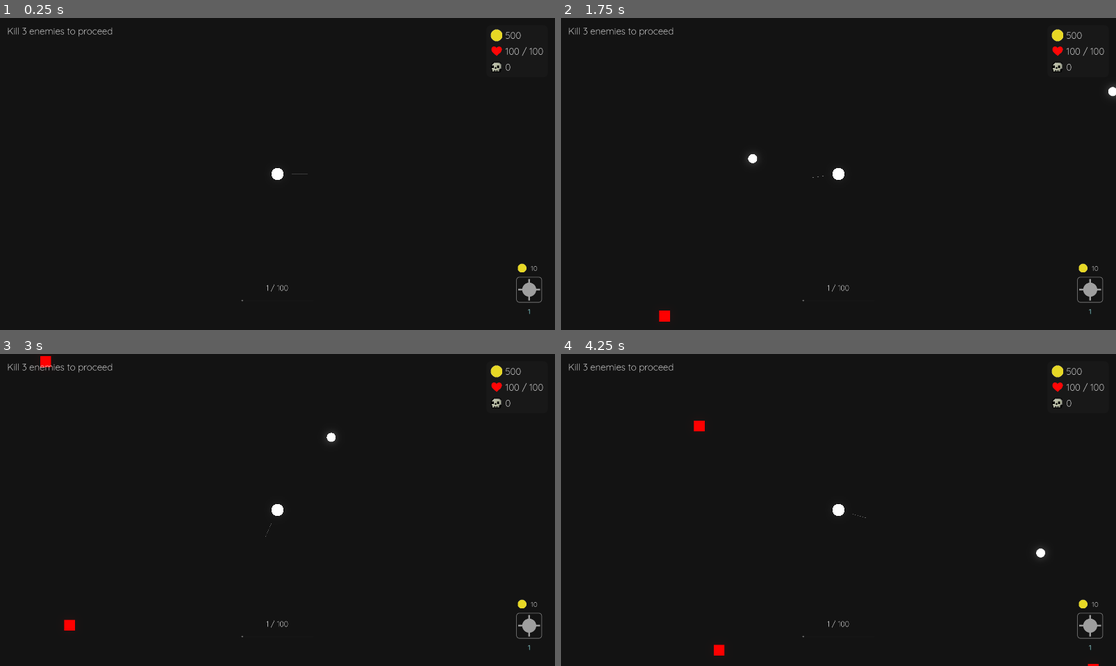
Above: before the commit, frames 1-4 (two rows, left to right).
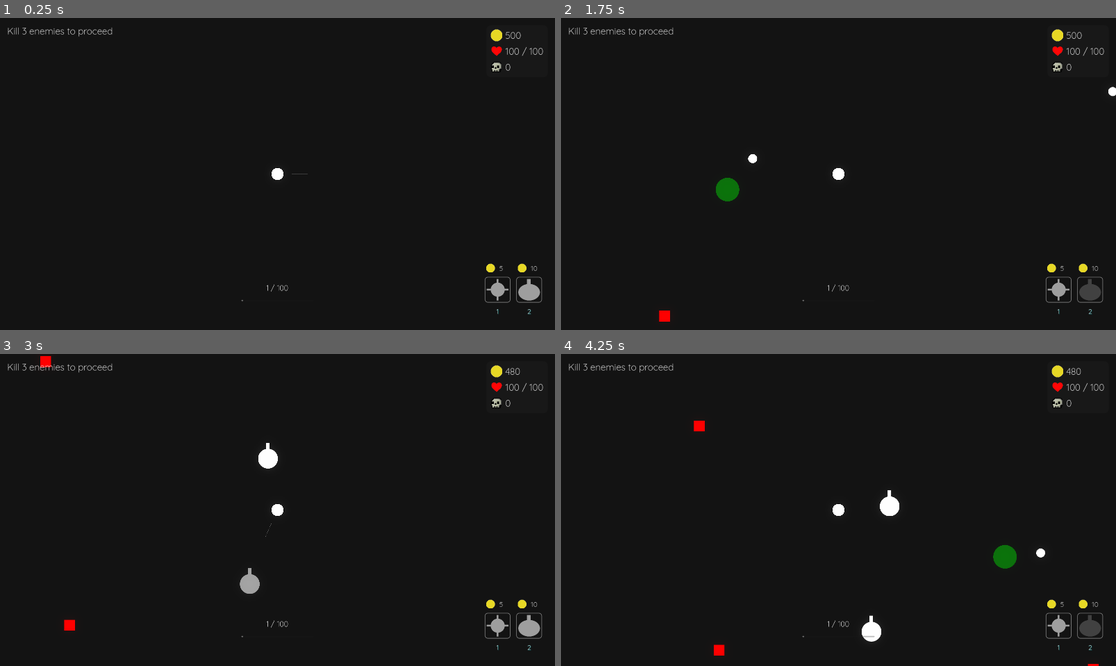
Above: after the commit, the same moments.

Repository: aiden10/towertide
Game: Godot game, scene res://Arena/arena.tscn
The game is run twice, just before and just after one commit, with the same random seed, the same clock (stepped at 60 frames per second) and the same inputs.
Inputs (mouse positions are in pixels of both pictures, inside the frame that each line leads up to):
- Up to frame 1 (0.25 s): no input
- Up to frame 2 (1.75 s): tap Enter at 0.5 s; move the mouse to (960, 158) at 0.52 s; press the mouse at (960, 158) at 0.53 s; hold D (right) 0.53-1.28 s; tap 1 (place_tower1) at 0.8, 1.35 s; move the mouse to (727, 189) at 1.27 s; release the mouse at (727, 189) at 1.28 s; hold S (down) from 1.28 s (still down); click (727, 189) at 1.42 s; tap 2 (place_tower2, bound only after the commit) at 1.55 s
- Up to frame 3 (3 s): move the mouse to (333, 441) at 2.02 s; release S (down) at 2.03 s; press the mouse at (333, 441) at 2.03 s; hold D (right) 2.03-2.78 s; tap 2 (place_tower2, bound only after the commit) at 2.1 s; move the mouse to (249, 572) at 2.77 s; release the mouse at (249, 572) at 2.78 s; hold W (up) from 2.78 s (still down); click (249, 572) at 2.85 s
- Up to frame 4 (4.25 s): tap 1 (place_tower1) at 3.05, 3.6 s; move the mouse to (1005, 556) at 3.52 s; release W (up) at 3.53 s; hold A (left) from 3.53 s (still down); click (1005, 556) at 3.67 s; tap 2 (place_tower2, bound only after the commit) at 3.8 s

The runs differ from the first frame. In frame 1, 0.3% of the frame differs, in the area x 87-98%, y 78-96%; in frame 2, 0.7%; in frame 3, 0.8%; in frame 4, 1.1%, in the area x 52-98%, y 4-96%.

Commit message:
added sentry tower

Diff:
--- a/Overlay/Overlay.tscn
+++ b/Overlay/Overlay.tscn
@@ -7,6 +7,7 @@
 [ext_resource type="Texture2D" uid="uid://cjrsoi8mcp0l0" path="res://sprites/overlay/skull.png" id="3_jm3kv"]
 [ext_resource type="Script" path="res://overlay/items_container.gd" id="6_bwdxj"]
 [ext_resource type="Texture2D" uid="uid://dy3wa6verao8k" path="res://sprites/towers/cross/f1.png" id="7_f0nbu"]
+[ext_resource type="Texture2D" uid="uid://14y0pys87b3l" path="res://sprites/towers/sentry/sentry.png" id="8_1vq2h"]
 [ext_resource type="PackedScene" uid="uid://dv8le20yq355c" path="res://overlay/stat_allocation/StatsAllocation.tscn" id="8_idaox"]
 [ext_resource type="Texture2D" uid="uid://5jyf0xi3t30s" path="res://sprites/overlay/arrow.png" id="9_lquxq"]
 [ext_resource type="PackedScene" uid="uid://4w1hmsky4dxm" path="res://overlay/upgrade_menu/UpgradeMenu.tscn" id="10_gi2n7"]
@@ -180,7 +181,7 @@
 layout_mode = 2
 theme_override_constants/separation = 100
 
-[node name="MarginContainer" type="MarginContainer" parent="CanvasLayer"]
+[node name="TowersContainer" type="MarginContainer" parent="CanvasLayer"]
 anchors_preset = 3
 anchor_left = 1.0
 anchor_top = 1.0
@@ -193,42 +194,81 @@
 theme_override_constants/margin_right = 50
 theme_override_constants/margin_bottom = 50
 
-[node name="HBoxContainer" type="HBoxContainer" parent="CanvasLayer/MarginContainer"]
+[node name="HBoxContainer" type="HBoxContainer" parent="CanvasLayer/TowersContainer"]
 layout_mode = 2
 theme_override_constants/separation = 30
 
-[node name="VBoxContainer" type="VBoxContainer" parent="CanvasLayer/MarginContainer/HBoxContainer"]
+[node name="CrossContainer" type="VBoxContainer" parent="CanvasLayer/TowersContainer/HBoxContainer"]
 layout_mode = 2
 theme_override_constants/separation = 20
 
-[node name="HBoxContainer" type="HBoxContainer" parent="CanvasLayer/MarginContainer/HBoxContainer/VBoxContainer"]
+[node name="HBoxContainer" type="HBoxContainer" parent="CanvasLayer/TowersContainer/HBoxContainer/CrossContainer"]
 layout_mode = 2
 theme_override_constants/separation = 15
 
-[node name="TextureRect" type="TextureRect" parent="CanvasLayer/MarginContainer/HBoxContainer/VBoxContainer/HBoxContainer"]
+[node name="TextureRect" type="TextureRect" parent="CanvasLayer/TowersContainer/HBoxContainer/CrossContainer/HBoxContainer"]
 custom_minimum_size = Vector2(12, 12)
 layout_mode = 2
 texture = ExtResource("3_84jj3")
 expand_mode = 3
 
-[node name="CrossCostLabel" type="Label" parent="CanvasLayer/MarginContainer/HBoxContainer/VBoxContainer/HBoxContainer"]
-layout_mode = 2
-theme = ExtResource("1_84vjy")
-theme_override_font_sizes/font_size = 24
-horizontal_alignment = 1
-
-[node name="PanelContainer" type="PanelContainer" parent="CanvasLayer/MarginContainer/HBoxContainer/VBoxContainer"]
+[node name="CrossCostLabel" type="Label" parent="CanvasLayer/TowersContainer/HBoxContainer/CrossContainer/HBoxContainer"]
+layout_mode = 2
+theme = ExtResource("1_84vjy")
+theme_override_font_sizes/font_size = 24
+horizontal_alignment = 1
+
+[node name="PanelContainer" type="PanelContainer" parent="CanvasLayer/TowersContainer/HBoxContainer/CrossContainer"]
 layout_mode = 2
 theme_override_styles/panel = SubResource("StyleBoxFlat_8ibja")
 
-[node name="Tower1Image" type="TextureRect" parent="CanvasLayer/MarginContainer/HBoxContainer/VBoxContainer/PanelContainer"]
+[node name="CrossImage" type="TextureRect" parent="CanvasLayer/TowersContainer/HBoxContainer/CrossContainer/PanelContainer"]
 modulate = Color(1, 1, 1, 0.588235)
 custom_minimum_size = Vector2(75, 75)
 layout_mode = 2
 texture = ExtResource("7_f0nbu")
 expand_mode = 2
 
-[node name="KeyLabel1" type="Label" parent="CanvasLayer/MarginContainer/HBoxContainer/VBoxContainer"]
+[node name="KeyLabel1" type="Label" parent="CanvasLayer/TowersContainer/HBoxContainer/CrossContainer"]
+layout_mode = 2
+theme = ExtResource("1_84vjy")
+theme_override_font_sizes/font_size = 24
+text = "1"
+label_settings = SubResource("LabelSettings_u4jm4")
+horizontal_alignment = 1
+
+[node name="SentryContainer" type="VBoxContainer" parent="CanvasLayer/TowersContainer/HBoxContainer"]
+layout_mode = 2
+theme_override_constants/separation = 20
+
+[node name="HBoxContainer" type="HBoxContainer" parent="CanvasLayer/TowersContainer/HBoxContainer/SentryContainer"]
+layout_mode = 2
+theme_override_constants/separation = 15
+
+[node name="TextureRect" type="TextureRect" parent="CanvasLayer/TowersContainer/HBoxContainer/SentryContainer/HBoxContainer"]
+custom_minimum_size = Vector2(12, 12)
+layout_mode = 2
+texture = ExtResource("3_84jj3")
+expand_mode = 3
+
+[node name="SentryCostLabel" type="Label" parent="CanvasLayer/TowersContainer/HBoxContainer/SentryContainer/HBoxContainer"]
+layout_mode = 2
+theme = ExtResource("1_84vjy")
+theme_override_font_sizes/font_size = 24
+horizontal_alignment = 1
+
+[node name="PanelContainer" type="PanelContainer" parent="CanvasLayer/TowersContainer/HBoxContainer/SentryContainer"]
+layout_mode = 2
+theme_override_styles/panel = SubResource("StyleBoxFlat_8ibja")
+
+[node name="SentryImage" type="TextureRect" parent="CanvasLayer/TowersContainer/HBoxContainer/SentryContainer/PanelContainer"]
+modulate = Color(1, 1, 1, 0.588235)
+custom_minimum_size = Vector2(75, 75)
+layout_mode = 2
+texture = ExtResource("8_1vq2h")
+expand_mode = 1
+
+[node name="KeyLabel2" type="Label" parent="CanvasLayer/TowersContainer/HBoxContainer/SentryContainer"]
 layout_mode = 2
 theme = ExtResource("1_84vjy")
 theme_override_font_sizes/font_size = 24
--- a/Overlay/overlay.gd
+++ b/Overlay/overlay.gd
@@ -6,9 +6,15 @@
 @onready var clear_condition_label: Label = $CanvasLayer/ClearConditionContainer/VBoxContainer/ClearConditionLabel
 @onready var xp_label: Label = $CanvasLayer/XPContainer/VBoxContainer/XPLabel
 @onready var xp_bar: ProgressBar = $CanvasLayer/XPContainer/VBoxContainer/XPBar
-@onready var cross_cost_label: Label = $CanvasLayer/MarginContainer/HBoxContainer/VBoxContainer/HBoxContainer/CrossCostLabel
-@onready var key_label1: Label = $CanvasLayer/MarginContainer/HBoxContainer/VBoxContainer/KeyLabel1
-@onready var tower1_image: TextureRect = $CanvasLayer/MarginContainer/HBoxContainer/VBoxContainer/PanelContainer/Tower1Image
+
+@onready var cross_cost_label: Label = $CanvasLayer/TowersContainer/HBoxContainer/CrossContainer/HBoxContainer/CrossCostLabel
+@onready var key_label1: Label = $CanvasLayer/TowersContainer/HBoxContainer/CrossContainer/KeyLabel1
+@onready var cross_image: TextureRect = $CanvasLayer/TowersContainer/HBoxContainer/CrossContainer/PanelContainer/CrossImage
+
+@onready var sentry_cost_label: Label = $CanvasLayer/TowersContainer/HBoxContainer/SentryContainer/HBoxContainer/SentryCostLabel
+@onready var key_label2: Label = $CanvasLayer/TowersContainer/HBoxContainer/SentryContainer/KeyLabel2
+@onready var sentry_image: TextureRect = $CanvasLayer/TowersContainer/HBoxContainer/SentryContainer/PanelContainer/SentryImage
+
 @onready var arrow: TextureRect = $CanvasLayer/Arrow
 @onready var spawn_bar: ProgressBar = $CanvasLayer/ClearConditionContainer/VBoxContainer/SpawnBar
 @onready var spawning_label: Label = $CanvasLayer/ClearConditionContainer/VBoxContainer/SpawningLabel
@@ -18,13 +24,25 @@
 
 func _ready() -> void:
 	EventBus.level_cleared.connect(func(): level_clear = not level_clear)
-	EventBus.tower1_selected.connect(func():tower1_image.modulate = Color8(255, 255, 255, 50))
-	EventBus.tower1_deselected.connect(func():tower1_image.modulate = Color8(255, 255, 255, 150))
+
+	EventBus.tower1_selected.connect(func(): reset_modulation(); cross_image.modulate = Color8(255, 255, 255, 50))
+	EventBus.tower1_deselected.connect(func(): reset_modulation(); cross_image.modulate = Color8(255, 255, 255, 150))
+	EventBus.tower2_selected.connect(func(): reset_modulation(); sentry_image.modulate = Color8(255, 255, 255, 50))
+	EventBus.tower2_deselected.connect(func(): reset_modulation(); sentry_image.modulate = Color8(255, 255, 255, 150))
+
 	EventBus.door_visible.connect(func(): arrow.visible = true)
 	EventBus.door_not_visible.connect(func(): arrow.visible = false)
 	EventBus.update_spawning_bar.connect(_update_spawn_progress)
+
 	cross_cost_label.text = str(Towers.CROSS_COST)
 	key_label1.text = Utils.get_action_key_name("place_tower1")
+
+	sentry_cost_label.text = str(Towers.SENTRY_COST)
+	key_label2.text = Utils.get_action_key_name("place_tower2")
+
+func reset_modulation() -> void:
+	sentry_image.modulate = Color8(255, 255, 255, 150)
+	cross_image.modulate = Color8(255, 255, 255, 150)
 
 func _update_spawn_progress(progress: float, enemies_to_spawn: int, time_scale: float) -> void:
 	if level_clear:
--- a/Overlay/stat_allocation/stats_allocation.gd
+++ b/Overlay/stat_allocation/stats_allocation.gd
@@ -125,7 +125,7 @@
 
 func max_health_up() -> void:
 	PlayerState.max_health += 10
-	PlayerState.health = (PlayerState.health + 10) % PlayerState.max_health
+	PlayerState.health = min(PlayerState.health + 10, PlayerState.max_health)
 	level_down()
 
 func bullet_size_up() -> void:
--- a/Overlay/upgrade_menu/UpgradeMenu.tscn
+++ b/Overlay/upgrade_menu/UpgradeMenu.tscn
@@ -42,7 +42,9 @@
 
 [node name="TowerName" type="Label" parent="PanelContainer/VBoxContainer"]
 layout_mode = 2
+theme_override_font_sizes/font_size = 32
 text = "Cross Tower"
+horizontal_alignment = 1
 
 [node name="TowerImage" type="TextureRect" parent="PanelContainer/VBoxContainer"]
 custom_minimum_size = Vector2(100, 100)
@@ -62,6 +64,7 @@
 
 [node name="Upgrade1Button" type="Button" parent="PanelContainer/VBoxContainer/Upgrade1/NextTowerContainer"]
 layout_mode = 2
+theme_override_font_sizes/font_size = 20
 text = "Upgrade1"
 
 [node name="Upgrade1Image" type="TextureRect" parent="PanelContainer/VBoxContainer/Upgrade1/NextTowerContainer"]
@@ -80,6 +83,7 @@
 
 [node name="Upgrade1Price" type="Label" parent="PanelContainer/VBoxContainer/Upgrade1/PriceContainer"]
 layout_mode = 2
+theme_override_font_sizes/font_size = 18
 text = "200"
 
 [node name="Upgrade2" type="VBoxContainer" parent="PanelContainer/VBoxContainer"]
@@ -92,6 +96,7 @@
 
 [node name="Upgrade2Button" type="Button" parent="PanelContainer/VBoxContainer/Upgrade2/NextTowerContainer"]
 layout_mode = 2
+theme_override_font_sizes/font_size = 20
 text = "Upgrade2"
 
 [node name="Upgrade2Image" type="TextureRect" parent="PanelContainer/VBoxContainer/Upgrade2/NextTowerContainer"]
@@ -110,6 +115,7 @@
 
 [node name="Upgrade2Price" type="Label" parent="PanelContainer/VBoxContainer/Upgrade2/PriceContainer"]
 layout_mode = 2
+theme_override_font_sizes/font_size = 18
 text = "200"
 
 [node name="Upgrade3" type="VBoxContainer" parent="PanelContainer/VBoxContainer"]
@@ -122,7 +128,8 @@
 
 [node name="Upgrade3Button" type="Button" parent="PanelContainer/VBoxContainer/Upgrade3/NextTowerContainer"]
 layout_mode = 2
-text = "Upgrade1"
+theme_override_font_sizes/font_size = 20
+text = "Upgrade3"
 
 [node name="Upgrade3Image" type="TextureRect" parent="PanelContainer/VBoxContainer/Upgrade3/NextTowerContainer"]
 layout_mode = 2
@@ -140,4 +147,5 @@
 
 [node name="Upgrade3Price" type="Label" parent="PanelContainer/VBoxContainer/Upgrade3/PriceContainer"]
 layout_mode = 2
+theme_override_font_sizes/font_size = 18
 text = "200"
--- a/Overlay/upgrade_menu/upgrade_menu.gd
+++ b/Overlay/upgrade_menu/upgrade_menu.gd
@@ -23,14 +23,47 @@
 func _upgrade1() -> void:
 	if upgrade1_button.text == Towers.end_of_path_name:
 		return
-	## Replace GameState.selected_tower with tower.upgrade1_scene
+
+	if PlayerState.gold < tower.upgrade1_price:
+		return
+
+	PlayerState.gold -= tower.upgrade1_price
+	var new_tower = tower.upgrade1_scene.instantiate()
+	EventBus.arena_spawn.emit(new_tower) ## Adds new tower to the arena scene
+	new_tower.position = tower.global_position
+	GameState.selected_tower = new_tower
+	tower.queue_free()
+	_show_upgrades()
 
 func _upgrade2() -> void:
 	if upgrade2_button.text == Towers.end_of_path_name:
 		return
+
+	if PlayerState.gold < tower.upgrade2_price:
+		return
+
+	PlayerState.gold -= tower.upgrade2_price
+	var new_tower = tower.upgrade2_scene.instantiate()
+	EventBus.arena_spawn.emit(new_tower) ## Adds new tower to the arena scene
+	new_tower.position = tower.global_position
+	GameState.selected_tower = new_tower
+	tower.queue_free()
+	_show_upgrades()
+
 func _upgrade3() -> void:
 	if upgrade3_button.text == Towers.end_of_path_name:
 		return
+
+	if PlayerState.gold < tower.upgrade3_price:
+		return
+
+	PlayerState.gold -= tower.upgrade3_price
+	var new_tower = tower.upgrade3_scene.instantiate()
+	EventBus.arena_spawn.emit(new_tower) ## Adds new tower to the arena scene
+	new_tower.position = tower.global_position
+	GameState.selected_tower = new_tower
+	tower.queue_free()
+	_show_upgrades()
 
 func _show_upgrades() -> void:
 	self.visible = true
--- a/Player/player.gd
+++ b/Player/player.gd
@@ -25,7 +25,7 @@
 func get_input():
 	var input_dir = Input.get_vector("left", "right", "up", "down")
 	velocity = input_dir * PlayerConstants.DEFAULT_PLAYER_SPEED
-	if Input.is_action_pressed("click"):
+	if Input.is_action_just_pressed("click"):
 		if not placing_tower:
 			clicked.emit(get_global_mouse_position())
 
@@ -38,35 +38,49 @@
 				var new_tower = Scenes.cross_tower_scene.instantiate()
 				new_tower.global_position = get_global_mouse_position()
 				EventBus.arena_spawn.emit(new_tower)
+			elif tower_type == 2:
+				PlayerState.gold -= Towers.SENTRY_COST
+				var new_tower = Scenes.sentry_tower_scene.instantiate()
+				new_tower.global_position = get_global_mouse_position()
+				EventBus.arena_spawn.emit(new_tower)
 
 			placing_tower = false
 			tower_type = 0
 			aim_indicator.visible = true
 			tower_placement_indicator.visible = false
 			EventBus.tower1_deselected.emit()
+			EventBus.tower2_deselected.emit()
+			EventBus.tower3_deselected.emit()
+			EventBus.tower4_deselected.emit()
 
 		else:
 			clicked.emit(get_global_mouse_position())
 
 	if Input.is_action_just_pressed("place_tower1"):
-		if PlayerState.gold >= Towers.CROSS_COST:
-			if placing_tower:
-				EventBus.tower1_deselected.emit()
-				tower_type = 0
-				aim_indicator.visible = true
-				tower_placement_indicator.visible = false
-				placing_tower = false
-			else:
-				EventBus.tower1_selected.emit()
-				tower_type = 1
-				tower_placement_indicator.visible = true
-				aim_indicator.visible = false
-				placing_tower = true
+		toggle_tower_placement(1, Towers.CROSS_COST, EventBus.tower1_selected, EventBus.tower1_deselected)
+	elif Input.is_action_just_pressed("place_tower2"):
+		toggle_tower_placement(2, Towers.SENTRY_COST, EventBus.tower2_selected, EventBus.tower2_deselected)
+
+func toggle_tower_placement(tower_id: int, cost: int, select_event, deselect_event):
+	if PlayerState.gold >= cost:
+		if tower_type == tower_id:
+			deselect_event.emit()
+			tower_type = 0
+			aim_indicator.visible = true
+			tower_placement_indicator.visible = false
+			placing_tower = false
+		else:
+			select_event.emit()
+			tower_type = tower_id
+			tower_placement_indicator.visible = true
+			aim_indicator.visible = false
+			placing_tower = true
 
 func _process(delta: float) -> void:
 	GameState.player_position = global_position
 	process_regen(delta)
 	check_door()
+
 	if placing_tower:
 		tower_placement_indicator.position = to_local(get_global_mouse_position())
 		if valid_placement:
@@ -87,7 +101,7 @@
 func process_regen(delta: float) -> void:
 	regen_timer -= delta
 	if regen_timer <= 0:
-		PlayerState.health = (PlayerState.health + PlayerState.regen) % PlayerState.max_health
+		PlayerState.health = min(PlayerState.health + PlayerState.regen, PlayerState.max_health)
 		regen_timer = PlayerState.regen_cooldown
 
 func _add_item_scene(item_scene: PackedScene) -> void:
@@ -126,8 +140,13 @@
 	# Check all currently overlapping areas
 	for area in overlapping_areas:
 		var parent = area.get_parent()
-		# If we find any invalid area, mark as invalid and break
-		if not area.is_in_group("Pickups") and not parent.is_in_group("Pickups") and not parent.is_in_group("Sword") and not area.is_in_group("Projectiles"):
+		# Groups that don't count as invalid areas
+		if (not area.is_in_group("Pickups")
+	 	and not parent.is_in_group("Pickups")
+		and not parent.is_in_group("Sword")
+		and not area.is_in_group("Projectiles")
+		and not area.is_in_group("DetectionRadius")
+		):
 			valid_placement = false
 			break
 
@@ -159,7 +178,7 @@
 	PlayerState.level += 1
 	PlayerState.levels_available += 1
 	PlayerState.xp = 0
-	PlayerState.level_up_condition = PlayerConstants.BASE_XP * (PlayerConstants.LEVEL_MULTIPLIER ** PlayerState.level)
+	PlayerState.level_up_condition = round(PlayerConstants.BASE_XP * (PlayerConstants.LEVEL_MULTIPLIER ** PlayerState.level) / 5) * 5
 	EventBus.level_up.emit()
 
 func _on_xp_pickup():
--- a/autoloads/event_bus.gd
+++ b/autoloads/event_bus.gd
@@ -1,19 +1,34 @@
 extends Node
 
 signal collided(collider)
+
 signal level_exited
 signal level_cleared
+
 signal gold_picked_up
 signal xp_picked_up
+
+signal arena_initialized
+signal arena_spawn(child)
+
 signal purchased
-signal arena_initialized
+
 signal level_up
-signal arena_spawn(child)
 signal add_item_scene(item_scene)
+
+signal update_spawning_bar(time, enemies_to_spawn, time_scale)
+
+signal door_visible
+signal door_not_visible
+
+signal tower_selected
+signal tower_deselected
+
 signal tower1_selected
 signal tower1_deselected
-signal door_visible
-signal door_not_visible
-signal update_spawning_bar(time, enemies_to_spawn, time_scale)
-signal tower_selected
-signal tower_deselected
+signal tower2_selected
+signal tower2_deselected
+signal tower3_selected
+signal tower3_deselected
+signal tower4_selected
+signal tower4_deselected
--- a/autoloads/scenes.gd
+++ b/autoloads/scenes.gd
@@ -11,3 +11,4 @@
 var sword_scene: PackedScene = preload("res://items/sword/Sword.tscn")
 var item_cell_scene: PackedScene = preload("res://overlay/ItemCell.tscn")
 var cross_tower_scene: PackedScene = preload("res://towers/cross/CrossTower.tscn")
+var sentry_tower_scene: PackedScene = preload("res://towers/sentry/SentryTower.tscn")
--- a/autoloads/towers.gd
+++ b/autoloads/towers.gd
@@ -1,10 +1,28 @@
 extends Node
 
-var CROSS_COST: int = 10
-var CROSS_NAME: String = "Cross Tower"
-var CROSS_COOLDOWN: float = 2
+const CROSS_COST: int = 5
+const CROSS_NAME: String = "Cross"
+const CROSS_COOLDOWN: float = 2
+const CROSS_SPEED_PERCENTAGE: float = 0.5
+const CROSS_DAMAGE_PERCENTAGE: float = 0.5
 var CROSS_IMAGE: Texture = load("res://sprites/towers/cross/f1.png")
 
-var end_of_path_name: String = "End of path"
+const SENTRY_COST: int = 10
+const SENTRY_NAME: String = "Sentry"
+const SENTRY_COOLDOWN: float = 0.5
+const SENTRY_SPEED_PERCENTAGE: float = 0.5
+const SENTRY_DAMAGE_PERCENTAGE: float = 0.25
+var SENTRY_IMAGE: Texture = load("res://sprites/towers/sentry/sentry.png")
+
+const SPAWNER_COST: int = 20
+const SPAWNER_SPAWN_AMOUNT: int = 1
+const SPAWNER_NAME: String = "Sentry"
+const SPAWNER_COOLDOWN: float = 0.5
+const SPAWNER_SPEED_PERCENTAGE: float = 0.5
+const SPAWNER_DAMAGE_PERCENTAGE: float = 0.25
+var SPAWNER_MINION_SCENE: PackedScene
+var SPAWNER_IMAGE: Texture = load("res://sprites/towers/sentry/sentry.png")
+
+const end_of_path_name: String = "End of path"
 var end_of_path_image: Texture = load("res://sprites/towers/lock.png")
-var end_of_path_cost: String = "N/A"
+const end_of_path_cost: String = "N/A"
--- a/project.godot
+++ b/project.godot
@@ -40,6 +40,7 @@
 Pickups=""
 Sword=""
 Projectiles=""
+DetectionRadius=""
 
 [input]
 
@@ -73,6 +74,11 @@
 "events": [Object(InputEventKey,"resource_local_to_scene":false,"resource_name":"","device":-1,"window_id":0,"alt_press …(191 unchanged characters)…
 ]
 }
+place_tower2={
+"deadzone": 0.5,
+"events": [Object(InputEventKey,"resource_local_to_scene":false,"resource_name":"","device":-1,"window_id":0,"alt_pressed":false,"shift_pressed":false,"ctrl_pressed":false,"meta_pressed":false,"pressed":false,"keycode":0,"physical_keycode":50,"key_label":0,"unicode":50,"location":0,"echo":false,"script":null)
+]
+}
 
 [rendering]
 
--- a/projectiles/PlayerProjectile.tscn
+++ b/projectiles/PlayerProjectile.tscn
@@ -13,7 +13,7 @@
 shape = SubResource("CircleShape2D_hptwc")
 
 [node name="Sprite2D" type="Sprite2D" parent="."]
-modulate = Color(2, 2, 2, 1)
+modulate = Color(1.25, 1.25, 1.25, 0.8)
 position = Vector2(-0.124998, -0.124999)
 scale = Vector2(0.004625, 0.004625)
 texture = ExtResource("2_bead6")
--- a/states/player_state.gd
+++ b/states/player_state.gd
@@ -14,7 +14,7 @@
 var pierce: int = 1
 var bullet_size: float = 0.01
 var regen: int = 1
-var regen_cooldown: int = 50
+var regen_cooldown: int = 25
 
 ## Misc
 var levels_available: int = 0
--- a/towers/cross/cross_tower.gd
+++ b/towers/cross/cross_tower.gd
@@ -2,7 +2,6 @@
 
 @onready var sprite: AnimatedSprite2D = $Sprite
 
-var shot_timer: float
 var is_cross_pattern: bool = true
 var current_frame: int = 0
 
@@ -11,11 +10,10 @@
 	cost = Towers.CROSS_COST
 	cooldown = Towers.CROSS_COOLDOWN
 	shot_timer = cooldown
-	damage = PlayerState.damage
 	image = Towers.CROSS_IMAGE
+	## Add upgrades here
 
 func _process(delta: float) -> void:
-	damage = PlayerState.damage
 	shot_timer -= delta
 	if shot_timer <= 0:
 		shot_timer = cooldown
@@ -47,5 +45,5 @@
 
 	# Calculate target position using angle
 	var target_position = position + Vector2.RIGHT.rotated(angle) * 100
-	bullet.start(target_position, PlayerState.projectile_speed / 2, PlayerState.damage / 2, "player")
+	bullet.start(target_position, PlayerState.projectile_speed * Towers.CROSS_SPEED_PERCENTAGE, PlayerState.damage * Towers.CROSS_DAMAGE_PERCENTAGE, "player")
 	EventBus.arena_spawn.emit(bullet)
--- /dev/null
+++ b/towers/sentry/SentryTower.tscn
@@ -0,0 +1,34 @@
+[gd_scene load_steps=6 format=3 uid="uid://b4mpw7p42iika"]
+
+[ext_resource type="Script" path="res://towers/sentry/sentry_tower.gd" id="1_686p5"]
+[ext_resource type="Texture2D" uid="uid://14y0pys87b3l" path="res://sprites/towers/sentry/sentry.png" id="2_ytsb8"]
+
+[sub_resource type="CircleShape2D" id="CircleShape2D_s8ijh"]
+radius = 42.0
+
+[sub_resource type="CircleShape2D" id="CircleShape2D_fgqjs"]
+radius = 153.013
+
+[sub_resource type="CircleShape2D" id="CircleShape2D_786c4"]
+radius = 456.01
+
+[node name="SentryTower" type="Area2D"]
+script = ExtResource("1_686p5")
+
+[node name="SelectHitbox" type="CollisionShape2D" parent="."]
+shape = SubResource("CircleShape2D_s8ijh")
+
+[node name="Sprite" type="Sprite2D" parent="."]
+scale = Vector2(0.5, 0.5)
+texture = ExtResource("2_ytsb8")
+offset = Vector2(0.142365, -20.4339)
+
+[node name="PlacementRadius" type="Area2D" parent="."]
+
+[node name="PlacementHitbox" type="CollisionShape2D" parent="PlacementRadius"]
+shape = SubResource("CircleShape2D_fgqjs")
+
+[node name="AttackRadius" type="Area2D" parent="." groups=["DetectionRadius"]]
+
+[node name="AttackHitbox" type="CollisionShape2D" parent="AttackRadius"]
+shape = SubResource("CircleShape2D_786c4")
--- /dev/null
+++ b/towers/sentry/sentry.gd
@@ -0,0 +1,22 @@
+extends Tower
+class_name Sentry
+
+var can_shoot: bool = false
+var angle_offset: float = 0
+func enemy_detected(area: Area2D) -> void:
+	var parent = area.get_parent()
+	if parent.is_in_group("Enemies"):
+		if can_shoot:
+			shoot(parent.global_position, angle_offset)
+
+func shoot(enemy_position: Vector2, angle: float) -> void:
+	look_at(enemy_position)
+	rotation_degrees += angle
+
+	can_shoot = false
+	var bullet = Scenes.player_projectile_scene.instantiate()
+	GameState.player_projectiles[bullet] = 1
+	bullet.position = position
+
+	bullet.start(enemy_position, PlayerState.projectile_speed * Towers.SENTRY_SPEED_PERCENTAGE, PlayerState.damage * Towers.SENTRY_DAMAGE_PERCENTAGE, "player")
+	EventBus.arena_spawn.emit(bullet)
--- /dev/null
+++ b/towers/sentry/sentry_tower.gd
@@ -0,0 +1,27 @@
+extends Sentry
+
+@onready var sprite: Sprite2D = $Sprite
+@onready var attack_radius: Area2D = $AttackRadius
+
+func _ready() -> void:
+	tower_name = Towers.SENTRY_NAME
+	cost = Towers.SENTRY_COST
+	cooldown = Towers.SENTRY_COOLDOWN
+	shot_timer = cooldown
+	image = Towers.SENTRY_IMAGE
+	angle_offset = 90.0
+	## Add upgrades here
+
+func enemy_detected(area: Area2D) -> void:
+	var parent = area.get_parent()
+	if parent.is_in_group("Enemies"):
+		if can_shoot:
+			shoot(parent.global_position, angle_offset)
+
+func _process(delta: float) -> void:
+	shot_timer -= delta
+	if shot_timer <= 0:
+		shot_timer = cooldown
+		can_shoot = true
+	for area in attack_radius.get_overlapping_areas():
+		enemy_detected(area)
--- /dev/null
+++ b/towers/spawner/minions/minion.gd
@@ -0,0 +1,3 @@
+extends CharacterBody2D
+
+class_name Minion
--- /dev/null
+++ b/towers/spawner/spawner.gd
@@ -0,0 +1,11 @@
+extends Tower
+
+class_name Spawner
+
+var minion_scene: PackedScene
+
+func spawn_minions(spawn_amount: int) -> void:
+	for i in range(spawn_amount):
+		var minion = minion_scene.instantiate()
+		minion.position = global_position
+		EventBus.arena_spawn.emit(minion)
--- /dev/null
+++ b/towers/spawner/spawner_tower.gd
@@ -0,0 +1,12 @@
+extends Spawner
+
+var spawn_amount = Towers.SPAWNER_SPAWN_AMOUNT
+
+func _ready() -> void:
+	minion_scene = null
+
+func _process(delta: float) -> void:
+	shot_timer -= delta
+	if shot_timer <= 0:
+		shot_timer = cooldown
+		spawn_minions(spawn_amount)
--- a/towers/tower.gd
+++ b/towers/tower.gd
@@ -5,7 +5,7 @@
 var cooldown: float
 var tower_name: String
 var cost: int
-var damage: float
+var shot_timer: float
 var kills: int
 var image: Texture
 
Not shown: 1 places in Overlay/Overlay.tscn that only renumber resources
Not shown, changed: notes.txt
Binary file added: sprites/towers/sentry/sentry.png
Not shown, added: sprites/towers/sentry/sentry.png.import
Not shown, changed: todo.txt
